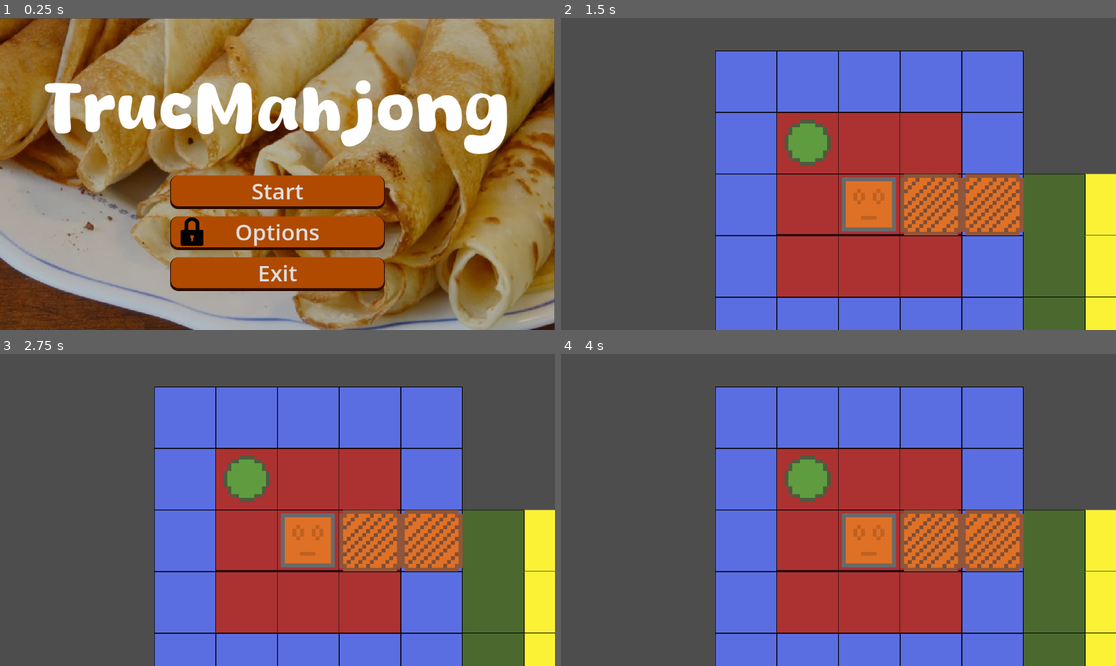
Above: before the commit, frames 1-4 (two rows, left to right).
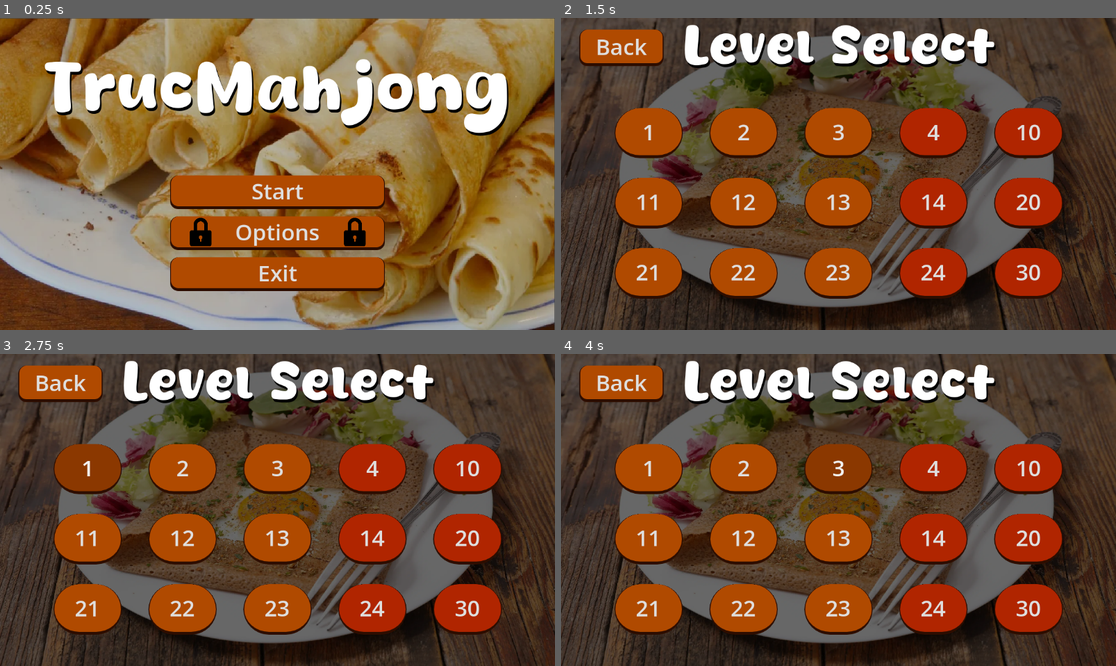
Above: after the commit, the same moments.

Repository: Crizomb/TrucMhajong
Game: Godot game, scene res://scenes/main_menu.tscn
The game is run twice, just before and just after one commit, with the same random seed, the same clock (stepped at 60 frames per second) and the same inputs. Before the commit the project starts from res://scenes/main_clementf.tscn.
Inputs (mouse positions are in pixels of both pictures, inside the frame that each line leads up to):
- Up to frame 1 (0.25 s): no input
- Up to frame 2 (1.5 s): click "Options" at 0.5 s; click "Start" at 1.25 s
- Up to frame 3 (2.75 s): click (88, 469) at 2 s, where only the run after the commit has a clickable "1"
- Up to frame 4 (4 s): click (744, 469) at 2.75 s, where only the run after the commit has a clickable "2"; click (838, 469) at 3.5 s, where only the run after the commit has a clickable "3"

The runs differ from the first frame. In frame 1, 11% of the frame differs, in the area x 8-92%, y 13-74%; in frame 2, 95%, in the area x 0-100%, y 0-100%; in frame 3, 95%; in frame 4, 95%.

Commit message:
Full main and level select menus

Diff:
--- a/entities/menu/main menu/main_clementf.gd
+++ b/entities/menu/main menu/main_clementf.gd
@@ -1,6 +1,5 @@
 extends Control
 
-@onready var small_lock: Panel = $Small_lock
 @onready var big_lock: Panel = $Big_lock
 
 # Called when the node enters the scene tree for the first time.
@@ -12,16 +11,14 @@
 func _process(delta: float) -> void:
 	pass
 
-func _on_start_pressed() -> void:
-	get_tree().change_scene_to_file("res://scenes/main_clementb.tscn")
+func _on_start_button_up() -> void:
+	get_tree().change_scene_to_file("res://scenes/level_select.tscn")
 
-func _on_exit_pressed() -> void:
+func _on_exit_button_up() -> void:
 	get_tree().quit()
 
 func _on_options_button_up() -> void:
-	small_lock.visible = true
 	big_lock.visible = false
 
 func _on_options_button_down() -> void:
-	small_lock.visible = false
 	big_lock.visible = true
--- a/scenes/Level select.tscn
+++ /dev/null
@@ -1,3 +0,0 @@
-[gd_scene format=3 uid="uid://ehik0axmqbyb"]
-
-[node name="LevelSelect" type="Node2D" unique_id=2047480250]
--- a/scenes/level_select.gd
+++ b/scenes/level_select.gd
@@ -1,11 +1,57 @@
-extends Node2D
-
+extends Control
 
 # Called when the node enters the scene tree for the first time.
 func _ready() -> void:
 	pass # Replace with function body.
 
-
 # Called every frame. 'delta' is the elapsed time since the previous frame.
 func _process(delta: float) -> void:
 	pass
+
+func _on_back_button_up() -> void:
+	get_tree().change_scene_to_file("res://scenes/main_menu.tscn")
+
+func _on_level_1_button_up() -> void:
+	get_tree().change_scene_to_file("res://scenes/level_1.tscn")
+
+func _on_level_2_button_up() -> void:
+	get_tree().change_scene_to_file("res://scenes/level_2.tscn")
+
+func _on_level_3_button_up() -> void:
+	get_tree().change_scene_to_file("res://scenes/level_3.tscn")
+
+func _on_level_4_button_up() -> void:
+	get_tree().change_scene_to_file("res://scenes/level_4.tscn")
+
+func _on_level_10_button_up() -> void:
+	get_tree().change_scene_to_file("res://scenes/level_10.tscn")
+
+func _on_level_11_button_up() -> void:
+	get_tree().change_scene_to_file("res://scenes/level_11.tscn")
+
+func _on_level_12_button_up() -> void:
+	get_tree().change_scene_to_file("res://scenes/level_12.tscn")
+
+func _on_level_13_button_up() -> void:
+	get_tree().change_scene_to_file("res://scenes/level_13.tscn")
+
+func _on_level_14_button_up() -> void:
+	get_tree().change_scene_to_file("res://scenes/level_14.tscn")
+
+func _on_level_20_button_up() -> void:
+	get_tree().change_scene_to_file("res://scenes/level_20.tscn")
+
+func _on_level_21_button_up() -> void:
+	get_tree().change_scene_to_file("res://scenes/level_21.tscn")
+
+func _on_level_22_button_up() -> void:
+	get_tree().change_scene_to_file("res://scenes/level_22.tscn")
+
+func _on_level_23_button_up() -> void:
+	get_tree().change_scene_to_file("res://scenes/level_23.tscn")
+
+func _on_level_24_button_up() -> void:
+	get_tree().change_scene_to_file("res://scenes/level_24.tscn")
+
+func _on_level_30_button_up() -> void:
+	get_tree().change_scene_to_file("res://scenes/level_30.tscn")
--- /dev/null
+++ b/scenes/level_select.tscn
@@ -0,0 +1,360 @@
+[gd_scene format=3 uid="uid://cxid6fcqfx2ri"]
+
+[ext_resource type="Texture2D" uid="uid://dc5q1yremhqup" path="res://entities/menu/level select/recette-galette-complete-agrilait-scaled-1.webp" id="1_3shnc"]
+[ext_resource type="Script" uid="uid://dqfdrmnjo0yq8" path="res://scenes/level_select.gd" id="1_p0wlc"]
+[ext_resource type="FontFile" uid="uid://byhousucx5uiv" path="res://entities/menu/main menu/Honey Crepes.ttf" id="3_2epne"]
+
+[sub_resource type="StyleBoxTexture" id="StyleBoxTexture_htawy"]
+texture = ExtResource("1_3shnc")
+modulate_color = Color(0.4045111, 0.40451115, 0.4045111, 1)
+
+[sub_resource type="StyleBoxFlat" id="StyleBoxFlat_p0wlc"]
+bg_color = Color(0.69054794, 0.2882867, 0, 1)
+border_width_left = 2
+border_width_right = 2
+border_width_bottom = 6
+border_color = Color(0.17864138, 0.05258006, 0, 1)
+corner_radius_top_left = 500
+corner_radius_top_right = 500
+corner_radius_bottom_right = 500
+corner_radius_bottom_left = 500
+
+[sub_resource type="StyleBoxFlat" id="StyleBoxFlat_2epne"]
+bg_color = Color(0.5443528, 0.22097152, 0, 1)
+border_width_bottom = 2
+border_color = Color(0.17864138, 0.05258006, 0, 1)
+corner_radius_top_left = 500
+corner_radius_top_right = 500
+corner_radius_bottom_right = 500
+corner_radius_bottom_left = 500
+
+[sub_resource type="StyleBoxFlat" id="StyleBoxFlat_rif6e"]
+bg_color = Color(0.5443528, 0.22097152, 0, 1)
+border_width_left = 2
+border_width_right = 2
+border_width_bottom = 6
+border_color = Color(0.17864138, 0.05258006, 0, 1)
+corner_radius_top_left = 500
+corner_radius_top_right = 500
+corner_radius_bottom_right = 500
+corner_radius_bottom_left = 500
+
+[sub_resource type="StyleBoxFlat" id="StyleBoxFlat_chg43"]
+bg_color = Color(0.6901961, 0.14509805, 0, 1)
+border_width_left = 2
+border_width_right = 2
+border_width_bottom = 6
+border_color = Color(0.17864138, 0.05258006, 0, 1)
+corner_radius_top_left = 500
+corner_radius_top_right = 500
+corner_radius_bottom_right = 500
+corner_radius_bottom_left = 500
+
+[sub_resource type="StyleBoxFlat" id="StyleBoxFlat_r77uv"]
+bg_color = Color(0.444898, 0.07923142, 1.6845763e-07, 1)
+border_width_bottom = 2
+border_color = Color(0.17864138, 0.05258006, 0, 1)
+corner_radius_top_left = 500
+corner_radius_top_right = 500
+corner_radius_bottom_right = 500
+corner_radius_bottom_left = 500
+
+[sub_resource type="StyleBoxFlat" id="StyleBoxFlat_4nqmc"]
+bg_color = Color(0.444898, 0.07923142, 1.6845763e-07, 1)
+border_width_left = 2
+border_width_right = 2
+border_width_bottom = 6
+border_color = Color(0.17864138, 0.05258006, 0, 1)
+corner_radius_top_left = 500
+corner_radius_top_right = 500
+corner_radius_bottom_right = 500
+corner_radius_bottom_left = 500
+
+[sub_resource type="StyleBoxFlat" id="StyleBoxFlat_7plkq"]
+bg_color = Color(0.69054794, 0.2882867, 0, 1)
+border_width_left = 2
+border_width_right = 2
+border_width_bottom = 6
+border_color = Color(0.17864138, 0.05258006, 0, 1)
+corner_radius_top_left = 16
+corner_radius_top_right = 16
+corner_radius_bottom_right = 16
+corner_radius_bottom_left = 16
+
+[sub_resource type="StyleBoxFlat" id="StyleBoxFlat_ckc44"]
+bg_color = Color(0.5443528, 0.22097152, 0, 1)
+border_width_bottom = 2
+border_color = Color(0.17864138, 0.05258006, 0, 1)
+corner_radius_top_left = 16
+corner_radius_top_right = 16
+corner_radius_bottom_right = 16
+corner_radius_bottom_left = 16
+
+[sub_resource type="StyleBoxFlat" id="StyleBoxFlat_o2xx4"]
+bg_color = Color(0.5443528, 0.22097152, 0, 1)
+border_width_left = 2
+border_width_right = 2
+border_width_bottom = 6
+border_color = Color(0.17864138, 0.05258006, 0, 1)
+corner_radius_top_left = 16
+corner_radius_top_right = 16
+corner_radius_bottom_right = 16
+corner_radius_bottom_left = 16
+
+[node name="LevelSelect" type="Control" unique_id=1931381628]
+layout_mode = 3
+anchors_preset = 15
+anchor_right = 1.0
+anchor_bottom = 1.0
+grow_horizontal = 2
+grow_vertical = 2
+script = ExtResource("1_p0wlc")
+
+[node name="Background" type="Panel" parent="." unique_id=1842731817]
+layout_mode = 1
+anchors_preset = 15
+anchor_right = 1.0
+anchor_bottom = 1.0
+grow_horizontal = 2
+grow_vertical = 2
+theme_override_styles/panel = SubResource("StyleBoxTexture_htawy")
+
+[node name="SetContainer" type="VBoxContainer" parent="." unique_id=688714420]
+layout_mode = 1
+anchors_preset = 5
+anchor_left = 0.5
+anchor_right = 0.5
+offset_left = -465.5
+offset_top = 187.0
+offset_right = 465.5
+offset_bottom = 583.0
+grow_horizontal = 2
+theme_override_constants/separation = 41
+
+[node name="Set_1" type="HBoxContainer" parent="SetContainer" unique_id=2038989611]
+layout_mode = 2
+size_flags_vertical = 3
+theme_override_constants/separation = 55
+
+[node name="Level_1" type="Button" parent="SetContainer/Set_1" unique_id=838613806]
+layout_mode = 2
+size_flags_horizontal = 3
+size_flags_vertical = 3
+theme_override_font_sizes/font_size = 46
+theme_override_styles/normal = SubResource("StyleBoxFlat_p0wlc")
+theme_override_styles/pressed = SubResource("StyleBoxFlat_2epne")
+theme_override_styles/hover = SubResource("StyleBoxFlat_rif6e")
+text = "1"
+
+[node name="Level_2" type="Button" parent="SetContainer/Set_1" unique_id=1377991866]
+layout_mode = 2
+size_flags_horizontal = 3
+size_flags_vertical = 3
+theme_override_font_sizes/font_size = 46
+theme_override_styles/normal = SubResource("StyleBoxFlat_p0wlc")
+theme_override_styles/pressed = SubResource("StyleBoxFlat_2epne")
+theme_override_styles/hover = SubResource("StyleBoxFlat_rif6e")
+text = "2"
+
+[node name="Level_3" type="Button" parent="SetContainer/Set_1" unique_id=1383881559]
+layout_mode = 2
+size_flags_horizontal = 3
+size_flags_vertical = 3
+theme_override_font_sizes/font_size = 46
+theme_override_styles/normal = SubResource("StyleBoxFlat_p0wlc")
+theme_override_styles/pressed = SubResource("StyleBoxFlat_2epne")
+theme_override_styles/hover = SubResource("StyleBoxFlat_rif6e")
+text = "3"
+
+[node name="Level_4" type="Button" parent="SetContainer/Set_1" unique_id=2016979159]
+layout_mode = 2
+size_flags_horizontal = 3
+size_flags_vertical = 3
+theme_override_font_sizes/font_size = 46
+theme_override_styles/normal = SubResource("StyleBoxFlat_chg43")
+theme_override_styles/pressed = SubResource("StyleBoxFlat_r77uv")
+theme_override_styles/hover = SubResource("StyleBoxFlat_4nqmc")
+text = "4"
+
+[node name="Level_10" type="Button" parent="SetContainer/Set_1" unique_id=816430999]
+layout_mode = 2
+size_flags_horizontal = 3
+size_flags_vertical = 3
+theme_override_font_sizes/font_size = 46
+theme_override_styles/normal = SubResource("StyleBoxFlat_chg43")
+theme_override_styles/pressed = SubResource("StyleBoxFlat_r77uv")
+theme_override_styles/hover = SubResource("StyleBoxFlat_4nqmc")
+text = "10"
+
+[node name="Set_2" type="HBoxContainer" parent="SetContainer" unique_id=1415469639]
+layout_mode = 2
+size_flags_vertical = 3
+theme_override_constants/separation = 55
+
+[node name="Level_11" type="Button" parent="SetContainer/Set_2" unique_id=1377897806]
+layout_mode = 2
+size_flags_horizontal = 3
+size_flags_vertical = 3
+theme_override_font_sizes/font_size = 46
+theme_override_styles/normal = SubResource("StyleBoxFlat_p0wlc")
+theme_override_styles/pressed = SubResource("StyleBoxFlat_2epne")
+theme_override_styles/hover = SubResource("StyleBoxFlat_rif6e")
+text = "11"
+
+[node name="Level_12" type="Button" parent="SetContainer/Set_2" unique_id=1935884279]
+layout_mode = 2
+size_flags_horizontal = 3
+size_flags_vertical = 3
+theme_override_font_sizes/font_size = 46
+theme_override_styles/normal = SubResource("StyleBoxFlat_p0wlc")
+theme_override_styles/pressed = SubResource("StyleBoxFlat_2epne")
+theme_override_styles/hover = SubResource("StyleBoxFlat_rif6e")
+text = "12"
+
+[node name="Level_13" type="Button" parent="SetContainer/Set_2" unique_id=1092061480]
+layout_mode = 2
+size_flags_horizontal = 3
+size_flags_vertical = 3
+theme_override_font_sizes/font_size = 46
+theme_override_styles/normal = SubResource("StyleBoxFlat_p0wlc")
+theme_override_styles/pressed = SubResource("StyleBoxFlat_2epne")
+theme_override_styles/hover = SubResource("StyleBoxFlat_rif6e")
+text = "13"
+
+[node name="Level_14" type="Button" parent="SetContainer/Set_2" unique_id=761787467]
+layout_mode = 2
+size_flags_horizontal = 3
+size_flags_vertical = 3
+theme_override_font_sizes/font_size = 46
+theme_override_styles/normal = SubResource("StyleBoxFlat_chg43")
+theme_override_styles/pressed = SubResource("StyleBoxFlat_r77uv")
+theme_override_styles/hover = SubResource("StyleBoxFlat_4nqmc")
+text = "14"
+
+[node name="Level_20" type="Button" parent="SetContainer/Set_2" unique_id=1563891563]
+layout_mode = 2
+size_flags_horizontal = 3
+size_flags_vertical = 3
+theme_override_font_sizes/font_size = 46
+theme_override_styles/normal = SubResource("StyleBoxFlat_chg43")
+theme_override_styles/pressed = SubResource("StyleBoxFlat_r77uv")
+theme_override_styles/hover = SubResource("StyleBoxFlat_4nqmc")
+text = "20"
+
+[node name="Set_3" type="HBoxContainer" parent="SetContainer" unique_id=289540769]
+layout_mode = 2
+size_flags_vertical = 3
+theme_override_constants/separation = 55
+
+[node name="Level_21" type="Button" parent="SetContainer/Set_3" unique_id=1050646590]
+layout_mode = 2
+size_flags_horizontal = 3
+size_flags_vertical = 3
+theme_override_font_sizes/font_size = 46
+theme_override_styles/normal = SubResource("StyleBoxFlat_p0wlc")
+theme_override_styles/pressed = SubResource("StyleBoxFlat_2epne")
+theme_override_styles/hover = SubResource("StyleBoxFlat_rif6e")
+text = "21"
+
+[node name="Level_22" type="Button" parent="SetContainer/Set_3" unique_id=400719290]
+layout_mode = 2
+size_flags_horizontal = 3
+size_flags_vertical = 3
+theme_override_font_sizes/font_size = 46
+theme_override_styles/normal = SubResource("StyleBoxFlat_p0wlc")
+theme_override_styles/pressed = SubResource("StyleBoxFlat_2epne")
+theme_override_styles/hover = SubResource("StyleBoxFlat_rif6e")
+text = "22"
+
+[node name="Level_23" type="Button" parent="SetContainer/Set_3" unique_id=1987103592]
+layout_mode = 2
+size_flags_horizontal = 3
+size_flags_vertical = 3
+theme_override_font_sizes/font_size = 46
+theme_override_styles/normal = SubResource("StyleBoxFlat_p0wlc")
+theme_override_styles/pressed = SubResource("StyleBoxFlat_2epne")
+theme_override_styles/hover = SubResource("StyleBoxFlat_rif6e")
+text = "23"
+
+[node name="Level_24" type="Button" parent="SetContainer/Set_3" unique_id=1925041399]
+layout_mode = 2
+size_flags_horizontal = 3
+size_flags_vertical = 3
+theme_override_font_sizes/font_size = 46
+theme_override_styles/normal = SubResource("StyleBoxFlat_chg43")
+theme_override_styles/pressed = SubResource("StyleBoxFlat_r77uv")
+theme_override_styles/hover = SubResource("StyleBoxFlat_4nqmc")
+text = "24"
+
+[node name="Level_30" type="Button" parent="SetContainer/Set_3" unique_id=560634852]
+layout_mode = 2
+size_flags_horizontal = 3
+size_flags_vertical = 3
+theme_override_font_sizes/font_size = 46
+theme_override_styles/normal = SubResource("StyleBoxFlat_chg43")
+theme_override_styles/pressed = SubResource("StyleBoxFlat_r77uv")
+theme_override_styles/hover = SubResource("StyleBoxFlat_4nqmc")
+text = "30"
+
+[node name="Title2" type="Label" parent="." unique_id=1644052153]
+layout_mode = 1
+anchors_preset = 5
+anchor_left = 0.5
+anchor_right = 0.5
+offset_left = -480.0
+offset_top = -18.0
+offset_right = 486.0
+offset_bottom = 172.0
+grow_horizontal = 2
+theme_override_colors/font_color = Color(0, 0, 0, 1)
+theme_override_fonts/font = ExtResource("3_2epne")
+theme_override_font_sizes/font_size = 105
+text = "Level Select"
+horizontal_alignment = 1
+vertical_alignment = 1
+
+[node name="Title" type="Label" parent="." unique_id=141481544]
+layout_mode = 1
+anchors_preset = 5
+anchor_left = 0.5
+anchor_right = 0.5
+offset_left = -483.0
+offset_top = -24.0
+offset_right = 483.0
+offset_bottom = 166.0
+grow_horizontal = 2
+theme_override_fonts/font = ExtResource("3_2epne")
+theme_override_font_sizes/font_size = 105
+text = "Level Select"
+horizontal_alignment = 1
+vertical_alignment = 1
+
+[node name="Back" type="Button" parent="." unique_id=5091932]
+layout_mode = 0
+offset_left = 38.0
+offset_top = 24.0
+offset_right = 213.0
+offset_bottom = 100.0
+size_flags_vertical = 3
+theme_override_font_sizes/font_size = 46
+theme_override_styles/normal = SubResource("StyleBoxFlat_7plkq")
+theme_override_styles/pressed = SubResource("StyleBoxFlat_ckc44")
+theme_override_styles/hover = SubResource("StyleBoxFlat_o2xx4")
+text = "Back"
+
+[connection signal="button_up" from="SetContainer/Set_1/Level_1" to="." method="_on_level_1_button_up"]
+[connection signal="button_up" from="SetContainer/Set_1/Level_2" to="." method="_on_level_2_button_up"]
+[connection signal="button_up" from="SetContainer/Set_1/Level_3" to="." method="_on_level_3_button_up"]
+[connection signal="button_up" from="SetContainer/Set_1/Level_4" to="." method="_on_level_4_button_up"]
+[connection signal="button_up" from="SetContainer/Set_1/Level_10" to="." method="_on_level_10_button_up"]
+[connection signal="button_up" from="SetContainer/Set_2/Level_11" to="." method="_on_level_11_button_up"]
+[connection signal="button_up" from="SetContainer/Set_2/Level_12" to="." method="_on_level_12_button_up"]
+[connection signal="button_up" from="SetContainer/Set_2/Level_13" to="." method="_on_level_13_button_up"]
+[connection signal="button_up" from="SetContainer/Set_2/Level_14" to="." method="_on_level_14_button_up"]
+[connection signal="button_up" from="SetContainer/Set_2/Level_20" to="." method="_on_level_20_button_up"]
+[connection signal="button_up" from="SetContainer/Set_3/Level_21" to="." method="_on_level_21_button_up"]
+[connection signal="button_up" from="SetContainer/Set_3/Level_22" to="." method="_on_level_22_button_up"]
+[connection signal="button_up" from="SetContainer/Set_3/Level_23" to="." method="_on_level_23_button_up"]
+[connection signal="button_up" from="SetContainer/Set_3/Level_24" to="." method="_on_level_24_button_up"]
+[connection signal="button_up" from="SetContainer/Set_3/Level_30" to="." method="_on_level_30_button_up"]
+[connection signal="button_up" from="Back" to="." method="_on_back_button_up"]
--- a/scenes/main_clementf.tscn
+++ b/scenes/main_menu.tscn
@@ -1,12 +1,12 @@
 [gd_scene format=3 uid="uid://b7hnubkfb05sj"]
 
-[ext_resource type="Texture2D" uid="uid://cm5ojjba2ppct" path="res://entities/menu/main menu/crepes header.jpg.webp" id="1_nrk8l"]
-[ext_resource type="Script" uid="uid://pad2bf8l6l21" path="res://entities/menu/main menu/main_clementf.gd" id="1_ojs61"]
-[ext_resource type="Texture2D" uid="uid://bgb3v7bqac153" path="res://entities/menu/main menu/lock.png" id="2_4l1my"]
-[ext_resource type="FontFile" uid="uid://byhousucx5uiv" path="res://entities/menu/main menu/Honey Crepes.ttf" id="5_kjbsp"]
+[ext_resource type="Script" uid="uid://pad2bf8l6l21" path="res://entities/menu/main menu/main_clementf.gd" id="1_wu84c"]
+[ext_resource type="Texture2D" uid="uid://cm5ojjba2ppct" path="res://entities/menu/main menu/crepes header.jpg.webp" id="2_8ln24"]
+[ext_resource type="Texture2D" uid="uid://bgb3v7bqac153" path="res://entities/menu/main menu/lock.png" id="3_rtw2f"]
+[ext_resource type="FontFile" uid="uid://byhousucx5uiv" path="res://entities/menu/main menu/Honey Crepes.ttf" id="4_oa1go"]
 
 [sub_resource type="StyleBoxTexture" id="StyleBoxTexture_ajnlm"]
-texture = ExtResource("1_nrk8l")
+texture = ExtResource("2_8ln24")
 modulate_color = Color(0.74978, 0.74978, 0.74977994, 1)
 
 [sub_resource type="StyleBoxFlat" id="StyleBoxFlat_uqow3"]
@@ -83,7 +83,7 @@
 grow_vertical = 2
 theme_override_constants/separation = 15
 
-[node name="Start_button" type="Button" parent="Menu_buttons" unique_id=943224377]
+[node name="Start" type="Button" parent="Menu_buttons" unique_id=943224377]
 layout_mode = 2
 size_flags_vertical = 3
 theme_override_font_sizes/font_size = 46
@@ -92,7 +92,7 @@
 theme_override_styles/hover = SubResource("StyleBoxFlat_nrk8l")
 text = "Start"
 
-[node name="Options_button" type="Button" parent="Menu_buttons" unique_id=311759874]
+[node name="Options" type="Button" parent="Menu_buttons" unique_id=311759874]
 layout_mode = 2
 size_flags_vertical = 3
 theme_override_font_sizes/font_size = 46
@@ -101,7 +101,7 @@
 theme_override_styles/hover = SubResource("StyleBoxFlat_nrk8l")
 text = "Options"
 
-[node name="Exit_button" type="Button" parent="Menu_buttons" unique_id=190420544]
+[node name="Exit" type="Button" parent="Menu_buttons" unique_id=190420544]
 layout_mode = 2
 size_flags_vertical = 3
 theme_override_font_sizes/font_size = 46
@@ -110,17 +110,22 @@
 theme_override_styles/hover = SubResource("StyleBoxFlat_nrk8l")
 text = "Exit"
 
-[node name="Small_lock" type="Panel" parent="." unique_id=780656966]
+[node name="Shadow" type="Label" parent="." unique_id=1300965194]
 layout_mode = 1
-anchors_preset = -1
-anchor_left = 0.31944445
-anchor_top = 0.58487654
-anchor_right = 0.3742782
-anchor_bottom = 0.6759259
+anchors_preset = 5
+anchor_left = 0.5
+anchor_right = 0.5
+offset_left = -480.0
+offset_top = 38.0
+offset_right = 486.0
+offset_bottom = 228.0
 grow_horizontal = 2
-grow_vertical = 2
-theme_override_styles/panel = SubResource("StyleBoxTexture_uqow3")
-metadata/_edit_use_anchors_ = true
+theme_override_colors/font_color = Color(0, 0, 0, 1)
+theme_override_fonts/font = ExtResource("4_oa1go")
+theme_override_font_sizes/font_size = 138
+text = "TrucMahjong"
+horizontal_alignment = 1
+vertical_alignment = 1
 
 [node name="Title" type="Label" parent="." unique_id=103298339]
 layout_mode = 1
@@ -128,11 +133,11 @@
 anchor_left = 0.5
 anchor_right = 0.5
 offset_left = -483.0
-offset_top = 76.0
+offset_top = 32.0
 offset_right = 483.0
-offset_bottom = 266.0
+offset_bottom = 222.0
 grow_horizontal = 2
-theme_override_fonts/font = ExtResource("5_kjbsp")
+theme_override_fonts/font = ExtResource("4_oa1go")
 theme_override_font_sizes/font_size = 138
 text = "TrucMahjong"
 horizontal_alignment = 1
@@ -150,7 +155,29 @@
 grow_vertical = 2
 theme_override_styles/panel = SubResource("StyleBoxTexture_uqow3")
 
-[connection signal="pressed" from="Menu_buttons/Start_button" to="." method="_on_start_pressed"]
-[connection signal="button_down" from="Menu_buttons/Options_button" to="." method="_on_options_button_down"]
-[connection signal="button_up" from="Menu_buttons/Options_button" to="." method="_on_options_button_up"]
-[connection signal="pressed" from="Menu_buttons/Exit_button" to="." method="_on_exit_pressed"]
+[node name="Small_lock" type="TextureRect" parent="." unique_id=343655593]
+layout_mode = 0
+offset_left = 288.0
+offset_top = 380.0
+offset_right = 347.0
+offset_bottom = 439.0
+offset_transform_enabled = true
+offset_transform_position = Vector2(100, 0)
+texture = ExtResource("3_rtw2f")
+expand_mode = 1
+
+[node name="Small_lock_2" type="TextureRect" parent="." unique_id=365444334]
+layout_mode = 0
+offset_left = 808.0
+offset_top = 380.0
+offset_right = 867.0
+offset_bottom = 439.0
+offset_transform_enabled = true
+offset_transform_position = Vector2(-100, 0)
+texture = ExtResource("3_rtw2f")
+expand_mode = 1
+
+[connection signal="button_up" from="Menu_buttons/Start" to="." method="_on_start_button_up"]
+[connection signal="button_down" from="Menu_buttons/Options" to="." method="_on_options_button_down"]
+[connection signal="button_up" from="Menu_buttons/Options" to="." method="_on_options_button_up"]
+[connection signal="button_up" from="Menu_buttons/Exit" to="." method="_on_exit_button_up"]
Binary file added: entities/menu/level select/recette-galette-complete-agrilait-scaled-1.webp
Not shown, added: entities/menu/level select/recette-galette-complete-agrilait-scaled-1.webp.import
Not shown, changed: scenes/level_select.gd.uid
Not shown: 2 places in scenes/main_menu.tscn that only renumber resources
